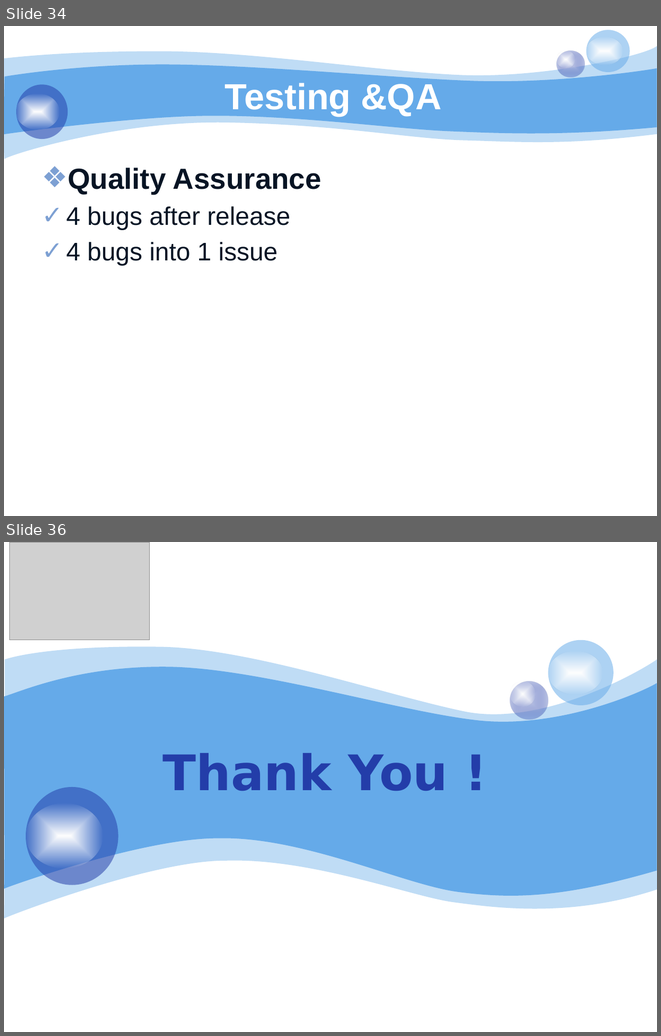
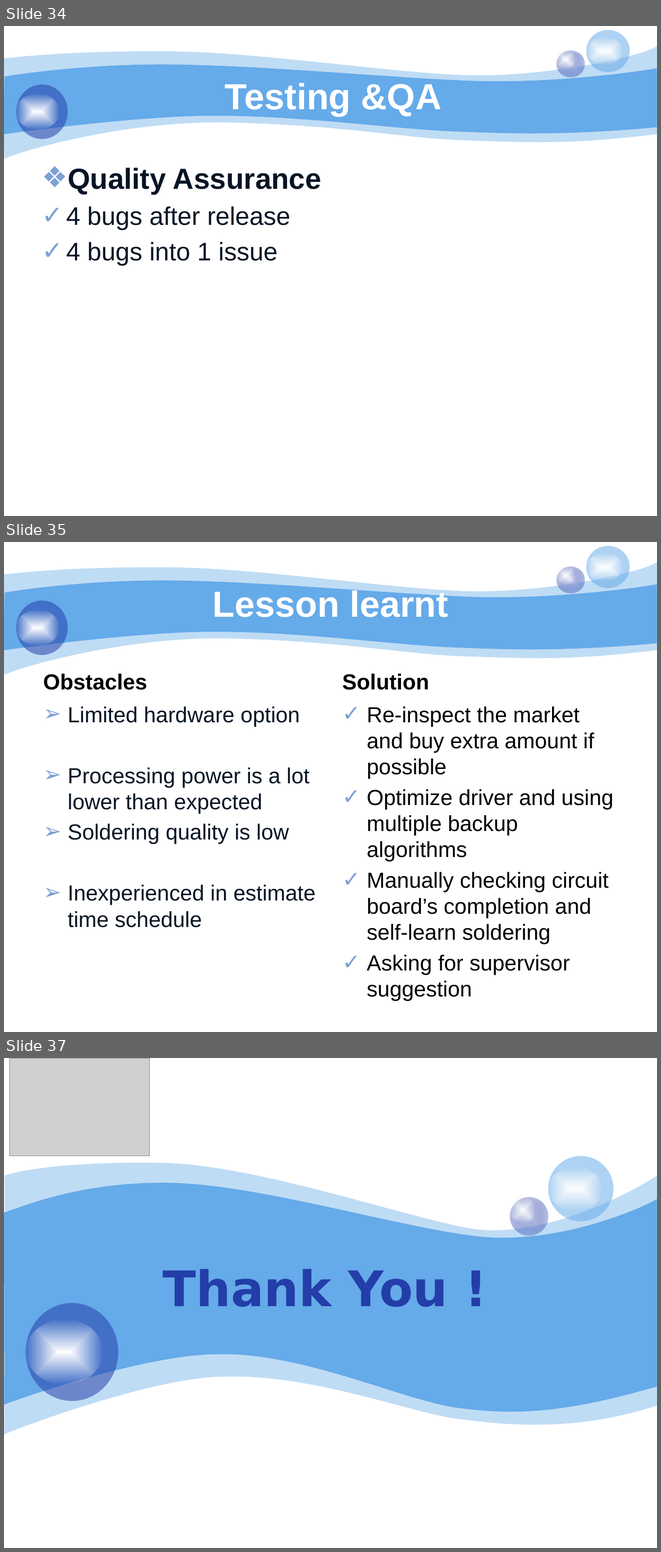
Before and after one commit to bachdx60343/pled, a slide deck: 06. Temp/pLED 2014.pptx. Shown one above the other, each under a label of ours: slides 34 and 36 before the commit, slides 34, 35 and 37 after it; the slides between them are not shown. The pictures are 661x1036 and 661x1552 pixels, drawn with LibreOffice and Linux fonts; fonts in the diff are those of the drawing; grey boxes stand for pictures; background and template pictures are left out. Boxes give left, top, right and bottom in pixels: in the first picture for what was removed or moved away, otherwise in the second. Text is boxed around its words. In the diff, an @@ line names an element or a change of style, - is before the commit and + after.

```diff
--- a/06. Temp/pLED 2014.pptx
+++ b/06. Temp/pLED 2014.pptx
@@ slide 35 added at [4, 542, 657, 1032], background #FFFFFF; not listed: 8 template elements that a slide beside it also shows @@
@@ title added at [213, 588, 448, 617], 40 pt, text #FFFFFF, bold @@
+Lesson learnt
@@ text added at [43, 673, 147, 690], 24 pt, text #000000, bold @@
+Obstacles
@@ text added at [342, 673, 429, 690], 24 pt, text #000000, bold @@
+Solution
@@ text added at [68, 706, 316, 927], 24 pt, text #071424 @@
+➢ Limited hardware option
+➢ Processing power is a lot lower than expected
+➢ Soldering quality is low
+➢ Inexperienced in estimate time schedule
@@ text added at [367, 706, 614, 974], 24 pt, text #000000 @@
+✓ Re-inspect the market and buy extra amount if possible
+✓ Optimize driver and using multiple backup algorithms
+✓ Manually checking circuit board’s completion and self-learn soldering
+✓ Asking for supervisor suggestion
@@ what was slide 36 is now slide 37 @@
```
Also in this commit, not shown: 4 slides changed, 6 other slides added, 6 slides removed.
